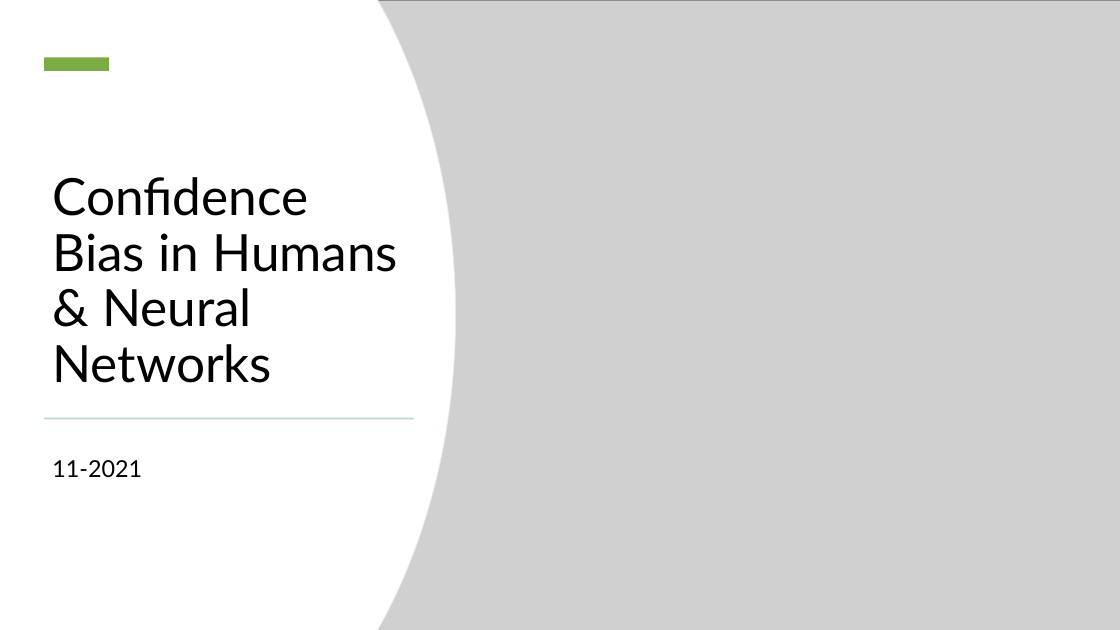
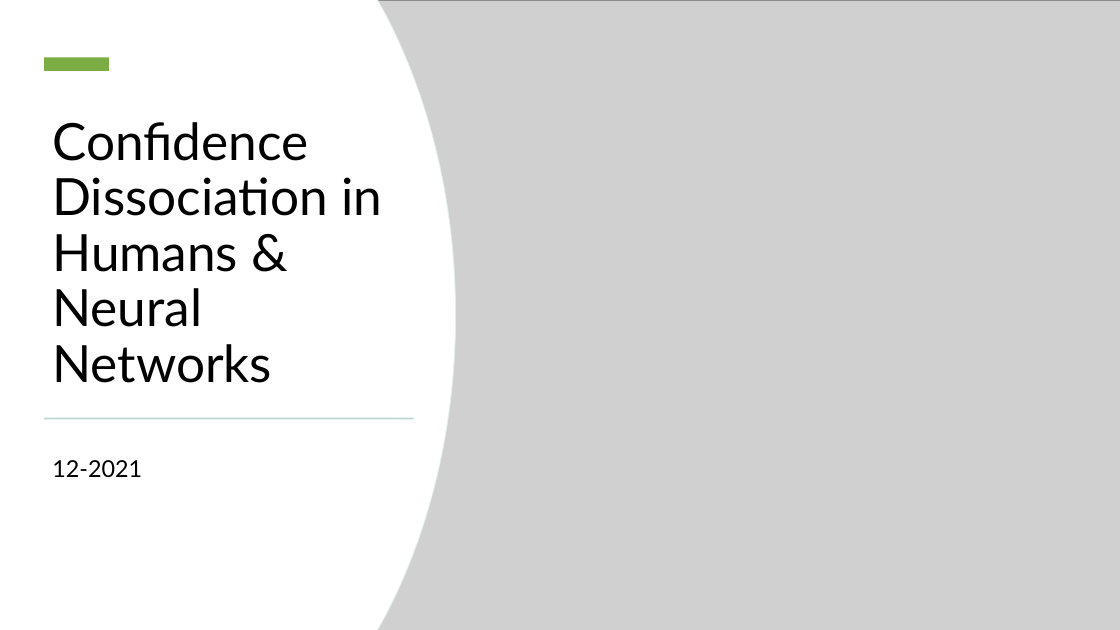
Before and after one commit to thor4/neuralnets, a slide deck: slide 1 of projects/1-CNN/presentations/Confidence Bias in Humans & Neural Networks.pptx. Drawn at 1120x630 pixels with LibreOffice and Linux fonts; fonts in the diff are those of the drawing; grey boxes stand for pictures. Boxes give left, top, right and bottom in pixels: in the first picture for what was removed or moved away, otherwise in the second. Text is boxed around its words. In the diff, an @@ line names an element or a change of style, - is before the commit and + after.

```diff
--- a/projects/1-CNN/presentations/Confidence Bias in Humans & Neural Networks.pptx
+++ b/projects/1-CNN/presentations/Confidence Bias in Humans & Neural Networks.pptx
@@ title at box(52, 122, 382, 383): text changed @@
-Confidence Bias in Humans & Neural Networks
+Confidence Dissociation in Humans & Neural Networks
@@ subtitle at box(52, 460, 142, 477): text changed @@
-11-2021
+12-2021
```
Also in this commit, not shown: 2 other slides changed, 11 slides added.
